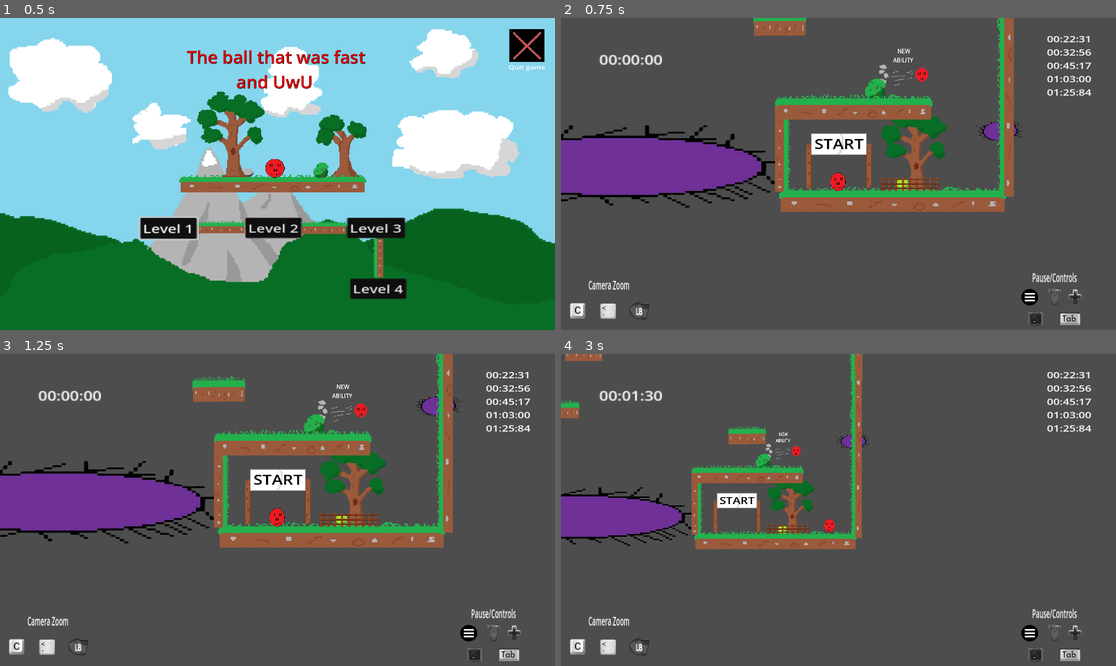
Above: before the commit, frames 1-4 (two rows, left to right).
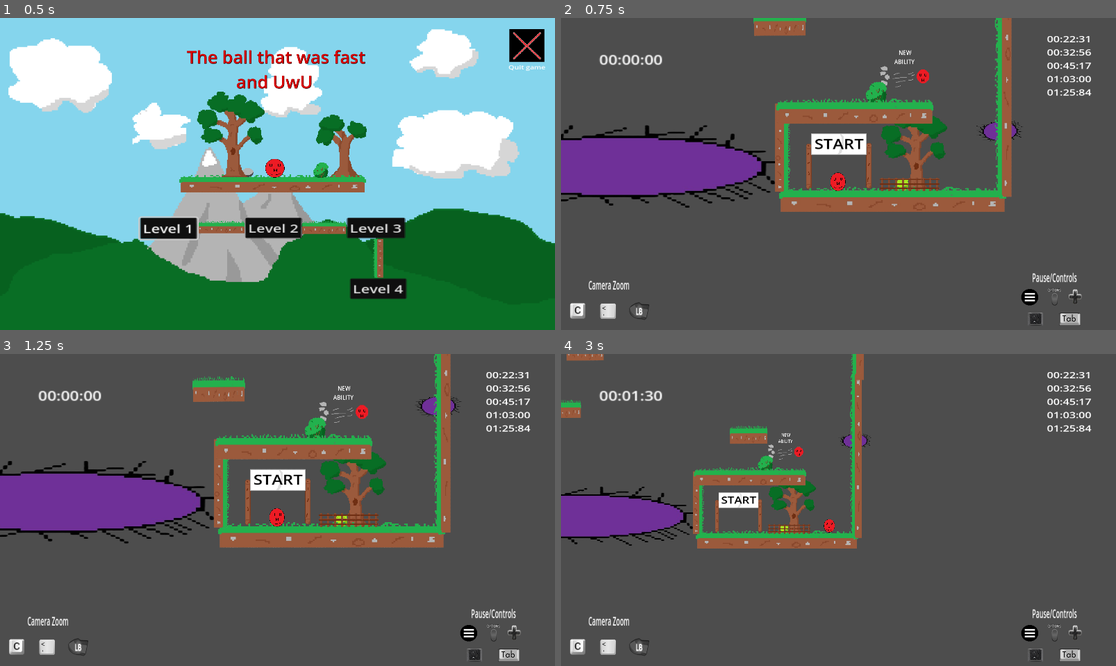
Above: after the commit, the same moments.

Repository: Mahnwe/TheBallThatWasUwU
Game: Godot game, scene res://Scenes/menu.tscn
Two runs of this game, one before a commit and one after it. Both use one fixed random seed, a clock stepped at 60 frames per second and the inputs below.
Inputs (mouse positions are in pixels of both pictures, inside the frame that each line leads up to):
- Up to frame 1 (0.5 s): no input
- Up to frame 2 (0.75 s): click "Level 2" at 0.5 s
- Up to frame 3 (1.25 s): no input
- Up to frame 4 (3 s): tap Enter at 1.25 s; move the mouse to (960, 494) at 1.27 s; hold D (move_right) 1.28-2.78 s; tap F (next_level) at 1.35, 2.3 s; click (960, 494) at 1.42 s; tap Space (jump) at 1.52, 2.27 s; move the mouse to (727, 525) at 2.02 s; tap C (camera_dezoom) at 2.1 s; move the mouse to (894, 441) at 2.77 s; hold A (move_left) from 2.78 s (still down); tap Shift (dash) at 2.85 s

Frame 1 is identical in both runs. In frame 2, 2.5% of the frame differs, in the area x 38-82%, y 0-58%; in frame 3, 2.5%; in frame 4, 2.8%, in the area x 0-56%, y 0-63%.

Commit message:
Rework LD elements in level 1 and 2 for smoother progression

Diff:
--- a/Scenes/level1.tscn
+++ b/Scenes/level1.tscn
@@ -165,7 +165,7 @@
 scale = Vector2(0.422071, 0.6)
 
 [node name="Wall3" parent="." instance=ExtResource("10_8ng8k")]
-position = Vector2(-1, 263)
+position = Vector2(-1, 269)
 rotation = -1.5708
 scale = Vector2(2.72, 1.72)
 
@@ -267,17 +267,17 @@
 scale = Vector2(0.23688, 0.235283)
 
 [node name="Spike16" parent="." instance=ExtResource("6_mp22g")]
-position = Vector2(113, -207)
+position = Vector2(116, -166)
 rotation = 3.07088
 scale = Vector2(0.248274, 0.23393)
 
 [node name="Spike17" parent="." instance=ExtResource("6_mp22g")]
-position = Vector2(110, 47)
+position = Vector2(111, 89)
 rotation = 3.11883
 scale = Vector2(0.230768, 0.285546)
 
 [node name="Spike18" parent="." instance=ExtResource("6_mp22g")]
-position = Vector2(-29, -53)
+position = Vector2(-28, -29)
 rotation = 3.0914
 scale = Vector2(0.280001, 0.361906)
 
@@ -336,7 +336,7 @@
 [node name="Wall11" parent="." instance=ExtResource("10_8ng8k")]
 position = Vector2(-1074, 895)
 rotation = 3.14159
-scale = Vector2(0.12, 1)
+scale = Vector2(0.16, 1)
 
 [node name="Wall12" parent="." instance=ExtResource("10_8ng8k")]
 position = Vector2(-1387, 889)
@@ -400,14 +400,14 @@
 scale = Vector2(0.439999, 0.240001)
 
 [node name="Wall17" parent="." instance=ExtResource("10_8ng8k")]
-position = Vector2(-2089, 805)
-rotation = -1.5708
-scale = Vector2(0.12, 1.32)
+position = Vector2(-2089, 826)
+rotation = -1.5708
+scale = Vector2(0.241269, 1.32)
 
 [node name="Wall18" parent="." instance=ExtResource("10_8ng8k")]
-position = Vector2(-1767, 473)
-rotation = 1.5708
-scale = Vector2(0.639994, 1)
+position = Vector2(-1753, 473)
+rotation = 1.5708
+scale = Vector2(0.639994, 1.16)
 
 [node name="platform24" parent="." instance=ExtResource("7_v154u")]
 position = Vector2(-1795, 790)
@@ -423,7 +423,7 @@
 scale = Vector2(0.286369, 0.23606)
 
 [node name="Wall20" parent="." instance=ExtResource("10_8ng8k")]
-position = Vector2(-2118, 604)
+position = Vector2(-2116, 581)
 rotation = -1.5708
 scale = Vector2(0.159998, 1)
 
@@ -442,7 +442,7 @@
 scale = Vector2(0.244993, 0.196331)
 
 [node name="Spike34" parent="." instance=ExtResource("6_mp22g")]
-position = Vector2(-2067, 520)
+position = Vector2(-2072, 511)
 scale = Vector2(0.160001, 0.16)
 
 [node name="platform26" parent="." instance=ExtResource("7_v154u")]
--- a/Scenes/level2.tscn
+++ b/Scenes/level2.tscn
@@ -164,7 +164,7 @@
 scale = Vector2(0.72, 1.56)
 
 [node name="platform2" parent="." instance=ExtResource("2_ja3c0")]
-position = Vector2(-36, 429)
+position = Vector2(-33, 439)
 scale = Vector2(0.599999, 1)
 
 [node name="Wall18" parent="." instance=ExtResource("6_llnkw")]
@@ -177,7 +177,7 @@
 scale = Vector2(0.32, 0.72)
 
 [node name="Wall2" parent="." instance=ExtResource("6_llnkw")]
-position = Vector2(670, 151)
+position = Vector2(664, 151)
 rotation = 1.5708
 scale = Vector2(1.88, 1.68)
 
@@ -244,7 +244,7 @@
 speed = 200
 
 [node name="Ability" parent="." instance=ExtResource("9_of3vt")]
-position = Vector2(306, 471)
+position = Vector2(309, 475)
 scale = Vector2(0.345136, 0.386221)
 
 [node name="platform3" parent="." instance=ExtResource("2_ja3c0")]
@@ -252,12 +252,12 @@
 scale = Vector2(0.479161, 1.24)
 
 [node name="Wall3" parent="." instance=ExtResource("6_llnkw")]
-position = Vector2(-1394, 938)
+position = Vector2(-1394, 944)
 rotation = -1.5708
 scale = Vector2(1.56, 2.36)
 
 [node name="platform4" parent="." instance=ExtResource("2_ja3c0")]
-position = Vector2(-1490, 324)
+position = Vector2(-1490, 331)
 scale = Vector2(0.4, 1.44)
 
 [node name="Wall4" parent="." instance=ExtResource("6_llnkw")]
@@ -340,6 +340,7 @@
 position = Vector2(-71.2556, -95.5596)
 scale = Vector2(0.204712, 1)
 sync_to_physics = false
+speed = 200
 
 [node name="PlatformPatrol5" type="Path2D" parent="."]
 position = Vector2(5, 47)
@@ -355,7 +356,7 @@
 rotation = 3.10339
 scale = Vector2(0.200947, 1)
 sync_to_physics = false
-speed = 200
+speed = 220
 
 [node name="SpikePatrol3" type="Path2D" parent="."]
 curve = SubResource("Curve2D_m4oxn")
@@ -602,6 +603,8 @@
 scale = Vector2(0.403848, 0.162754)
 
 [node name="SpikePatrol10" type="Path2D" parent="."]
+position = Vector2(9, -8)
+rotation = -0.00349906
 curve = SubResource("Curve2D_3vnur")
 
 [node name="PathFollow2D" type="PathFollow2D" parent="SpikePatrol10"]
@@ -612,6 +615,7 @@
 [node name="Spike" parent="SpikePatrol10/PathFollow2D" groups=["spike_on_patrol"] instance=ExtResource("7_p1dv8")]
 position = Vector2(-16, -28)
 scale = Vector2(0.28, 0.200001)
+speed = 220
 
 [node name="Finish" parent="." instance=ExtResource("11_bscno")]
 z_index = 1
@@ -689,7 +693,7 @@
 scale = Vector2(1.115, 1.115)
 
 [node name="BranchesBush" parent="." instance=ExtResource("15_88g44")]
-position = Vector2(234, 485)
+position = Vector2(237, 493)
 
 [node name="BigTree2" parent="." instance=ExtResource("16_3v757")]
 position = Vector2(-2140, 874)
